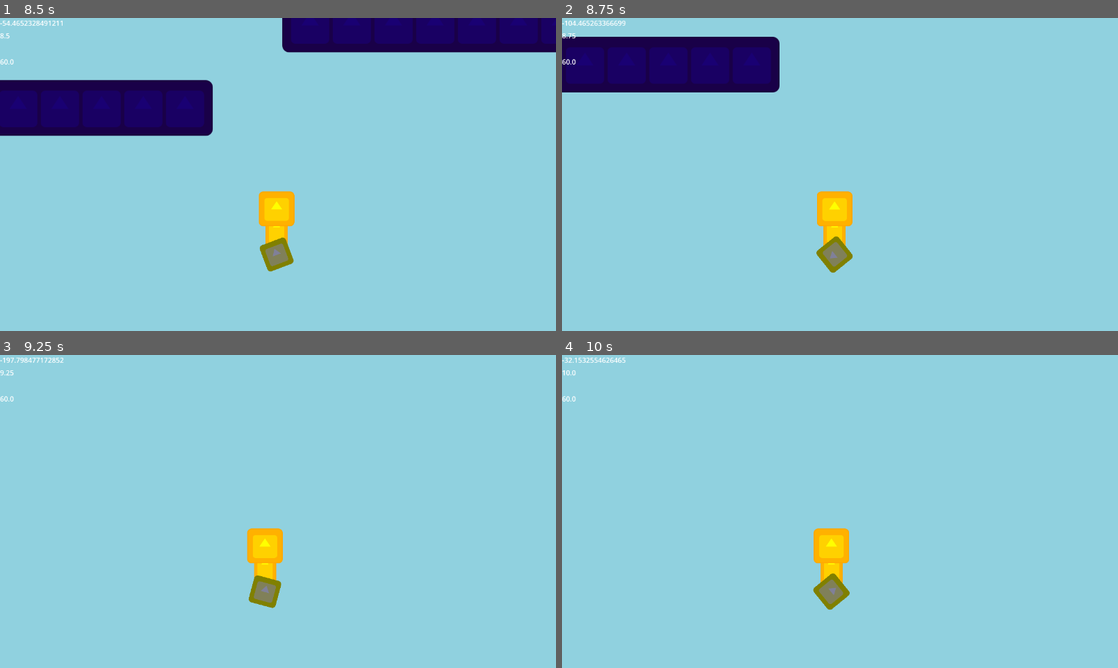
Above: before the commit, frames 1-4 (two rows, left to right).
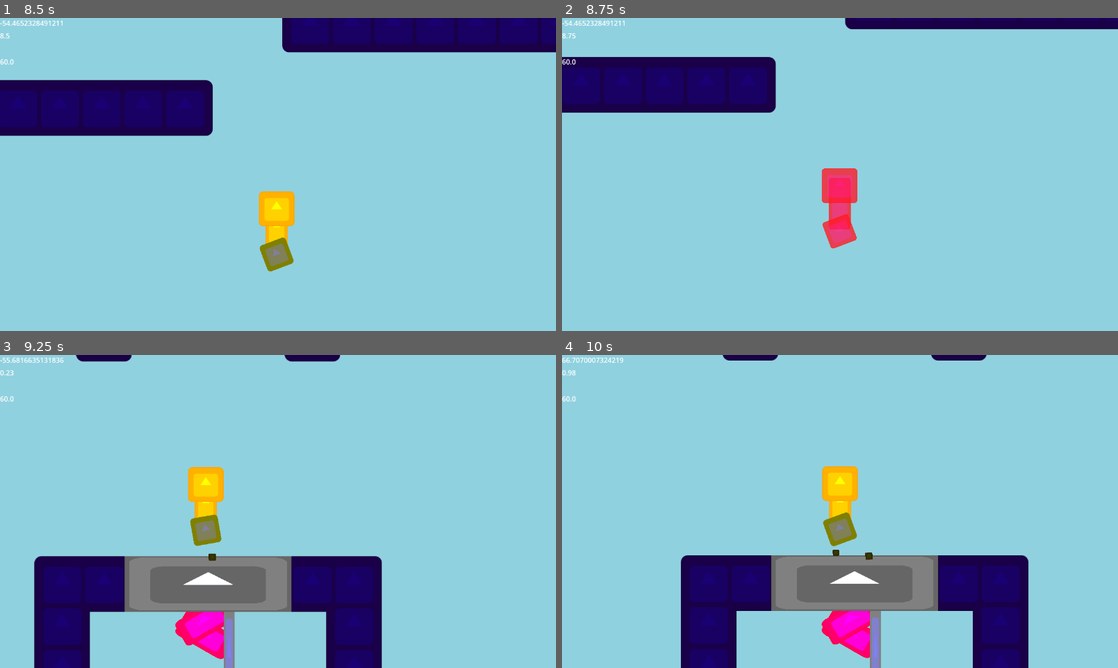
Above: after the commit, the same moments.

Repository: Penguinja8/godot-icon-game
Game: Godot game, scene res://levels/branch.tscn
Same seed, same stepped clock (60 frames per second), same inputs: the game is played once before the commit and once after it. This scene is started directly instead of the project's main scene. The engine's default icon, where the game draws it, is replaced by a stand-in: a white triangle on a blue panel in a dark square.
Inputs:
- Up to frame 1 (8.5 s): hold D (right) 0.53-2.03 s; tap Space (jump) at 0.77, 1.52, 3.02, 3.77, 4.52, 6.02, 6.77, 7.52 s; hold A (left) 2.03-4.28 s; hold D (right) 4.28-8.03 s; hold A (left) from 8.03 s (still down)
- Up to frame 2 (8.75 s): keep holding A (left)
- Up to frame 3 (9.25 s): keep holding A (left); tap Space (jump) at 9.02 s
- Up to frame 4 (10 s): release A (left) at 9.53 s; hold D (right) from 9.53 s (still down); tap Space (jump) at 9.77 s

Frame 1 is identical in both runs. In frame 2, 11% of the frame differs, in the area x 0-100%, y 0-82%; in frame 3, 19%, in the area x 0-69%, y 0-100%; in frame 4, 18%.

Commit message:
fwfewfwefw

Diff:
--- a/levels/branch.tscn
+++ b/levels/branch.tscn
@@ -10,6 +10,7 @@
 [ext_resource type="PackedScene" uid="uid://dt3r7ish1hyn4" path="res://components/key/key_gate.tscn" id="8_x0ic2"]
 [ext_resource type="Texture2D" uid="uid://dv7bgq7326o57" path="res://icon.svg" id="9_epk8c"]
 [ext_resource type="Shader" uid="uid://23cdpiss4f7u" path="res://components/key/key_gate.gdshader" id="9_v04sb"]
+[ext_resource type="PackedScene" uid="uid://udqe1r0yyi1w" path="res://components/death_zone.tscn" id="11_gpm1c"]
 
 [sub_resource type="RectangleShape2D" id="RectangleShape2D_i50wy"]
 size = Vector2(800, 820)
@@ -44,10 +45,13 @@
 [sub_resource type="ShaderMaterial" id="ShaderMaterial_22h6g"]
 shader = ExtResource("9_v04sb")
 
+[sub_resource type="RectangleShape2D" id="RectangleShape2D_fqrjw"]
+size = Vector2(15127, 273)
+
 [node name="Branch" type="Node2D" unique_id=1019567129]
 
 [node name="Components" type="TileMapLayer" parent="." unique_id=1008912791]
-tile_map_data = PackedByteArray("AAAMAAIAAAAAAAAAAwARAP3/AAA …(2224 unchanged characters)… AAAAABWD0/w8AAAAAAAAABWAGAA0AAAAAAAAABWAWAAsAAAAAAAAABWA=")
+tile_map_data = PackedByteArray("AAAMAAIAAAAAAAAAAwARAP3/AAA …(2224 unchanged characters)… AAAAABWD0/w8AAAAAAAAABWAGAA0AAAAAAAAABWAVAAsAAAAAAAAABWA=")
 tile_set = ExtResource("4_jiwca")
 
 [node name="TileMapLayer" type="TileMapLayer" parent="." unique_id=1630673583]
@@ -191,6 +195,12 @@
 position = Vector2(-2.861023e-06, 48)
 scale = Vector2(3, 1)
 texture = ExtResource("9_epk8c")
+
+[node name="DeathZone" parent="." unique_id=1071454273 instance=ExtResource("11_gpm1c")]
+
+[node name="CollisionShape2D" type="CollisionShape2D" parent="DeathZone" unique_id=999503503]
+position = Vector2(1318.5, 2082)
+shape = SubResource("RectangleShape2D_fqrjw")
 
 [connection signal="body_entered" from="Components/@Area2D@39788" to="Components/@Area2D@39788" method="_on_body_entered"]
 [connection signal="body_entered" from="Components/@Area2D@39789" to="Components/@Area2D@39789" method="_on_body_entered"]
